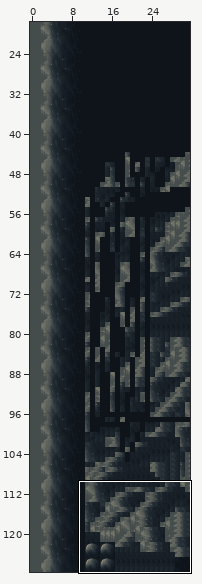
LDtk project, stored at assets/bg2.ldtk. The picture above shows the old version from afar; the outline marks the close-up.
Close-up. The starting point:
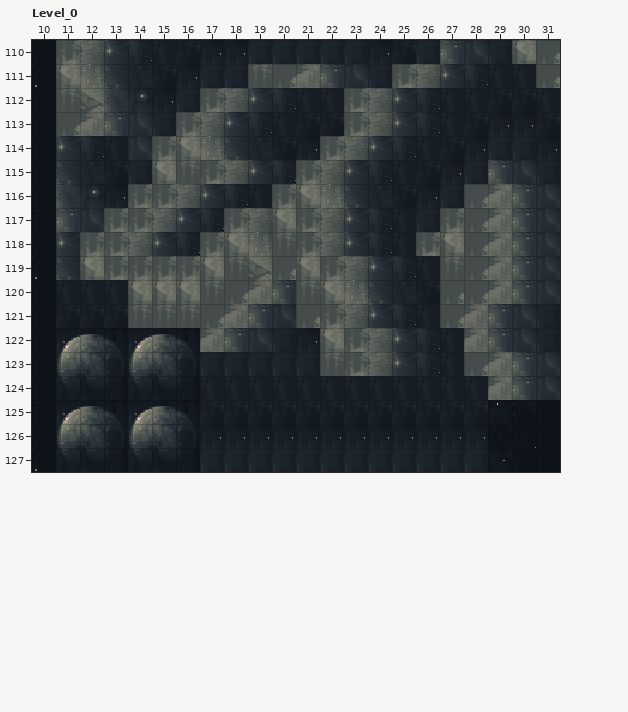
Cells are 16x16 px. Shown: Level_0 x 10..31, y 110..127. The commit also changed other parts of the map, which this record leaves out.
Now the later version:
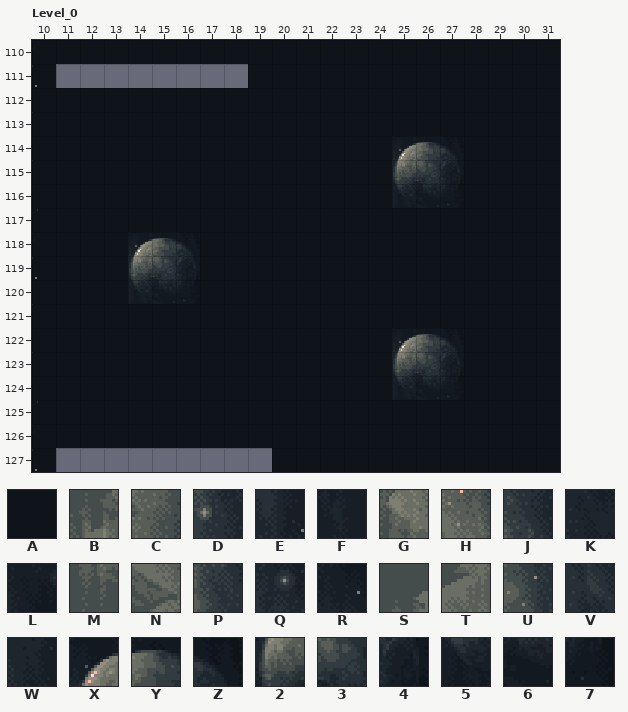
Key: from "Bg": A 10, B 24, C 25, D 26, E 27, F 28, G 35, H 36, J 37, K 38, L 39, M 46, N 47, P 48, Q 49, R 50, S 57, T 58, U 59, V 60, W 61, X 95, Y 96, Z 97, 2 106, 3 107, 4 108, 5 117, 6 118, 7 119.
_ is an empty cell.
Diff:
{"where": "layer \"BgTiles\""}
{"y":110,"x":11,"old":"BCDE","new":"AAAA"}
{"y":110,"x":19,"old":"WWWWW","new":"AAAAA"}
{"y":110,"x":26,"old":"WUVWGS","new":"AAAAAA"}
{"y":111,"x":11,"old":"GHJKLRWWMSTUVWBCDE","new":"________AAAAAAAAAA"}
{"y":111,"x":31,"old":"S","new":"A"}
{"y":112,"x":11,"old":"MNPQ","new":"AAAA"}
{"y":112,"x":16,"old":"WBCDE","new":"AAAAA"}
{"y":112,"x":23,"old":"BCDE","new":"AAAA"}
{"y":113,"x":11,"old":"STUVWBCDE","new":"AAAAAAAAA"}
{"y":113,"x":23,"old":"BCDE","new":"AAAA"}
{"y":114,"x":11,"old":"DE","new":"AA"}
{"y":114,"x":14,"old":"VBGHJK","new":"AAAAAA"}
{"y":114,"x":22,"old":"BCDEFL","new":"AAAXYZ"}
{"y":114,"x":29,"old":"WW","new":"AA"}
{"y":115,"x":11,"old":"JK","new":"AA"}
{"y":115,"x":14,"old":"WGMBCDEBCDEFLRWUVW","new":"AAAAAAAAAAA234AAAA"}
{"y":116,"x":11,"old":"PQ","new":"AA"}
{"y":116,"x":14,"old":"BBCDE","new":"AAAAA"}
{"y":116,"x":20,"old":"BGHJKLRWSTUV","new":"AAAAA567AAAA"}
{"y":117,"x":11,"old":"UVBBCDEBCGBCDE","new":"AAAAAAAAAAAAAA"}
{"y":117,"x":26,"old":"WBSTUV","new":"AAAAAA"}
{"y":118,"x":11,"old":"DBBCDEBGHMBCDE","new":"AAAXYZAAAAAAAA"}
{"y":118,"x":26,"old":"BGSTUV","new":"AAAAAA"}
{"y":119,"x":11,"old":"JGBBBBGMNSGBCDE","new":"AAA234AAAAAAAAA"}
{"y":119,"x":27,"old":"MSTUV","new":"AAAAA"}
{"y":120,"x":14,"old":"GGGMSTUMGHJK","new":"567AAAAAAAAA"}
{"y":120,"x":27,"old":"SSTUV","new":"AAAAA"}
{"y":121,"x":14,"old":"MMMSTUVSBCDE","new":"AAAAAAAAAAAA"}
{"y":121,"x":27,"old":"STUVW","new":"AAAAA"}
{"y":122,"x":11,"old":"XYZXYZTUVW","new":"AAAAAAAAAA"}
{"y":122,"x":22,"old":"GBCDEFTUVW","new":"AAAXYZAAAA"}
{"y":123,"x":11,"old":"234234WWWWWMBCDEFSTUV","new":"AAAAAAAAAAAAAA234AAAA"}
{"y":124,"x":11,"old":"56","new":"AA"}
{"y":124,"x":14,"old":"56","new":"AA"}
{"y":124,"x":25,"old":"F","new":"5"}
{"y":124,"x":29,"old":"TUV","new":"AAA"}
{"y":125,"x":11,"old":"XYZXYZ","new":"AAAAAA"}
{"y":126,"x":11,"old":"234234","new":"AAAAAA"}
{"y":127,"x":11,"old":"567567WWWWWWWWWWWW","new":"_________AAAAAAAAA"}
{"label":"changed","picture_box":[56,40,560,472]}
